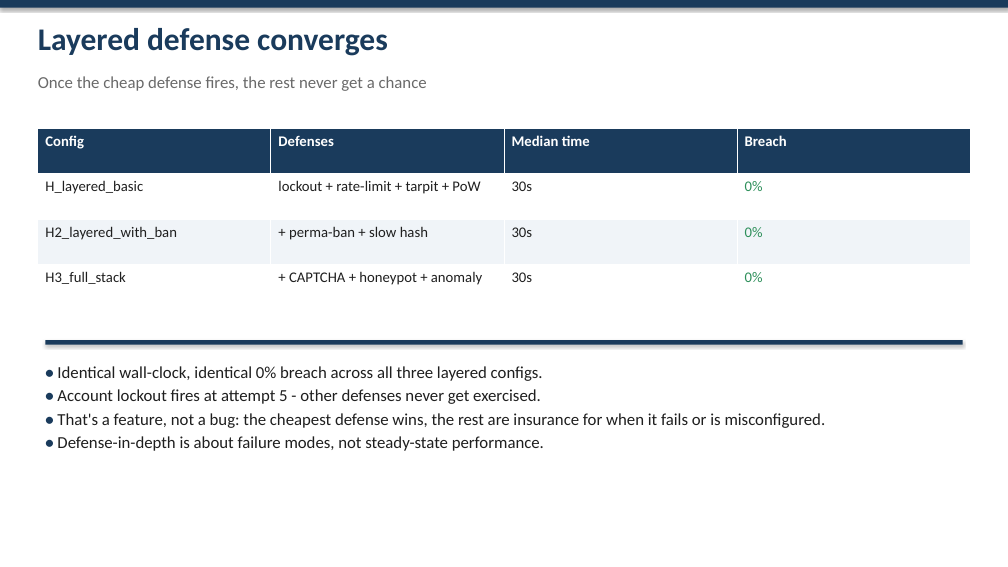
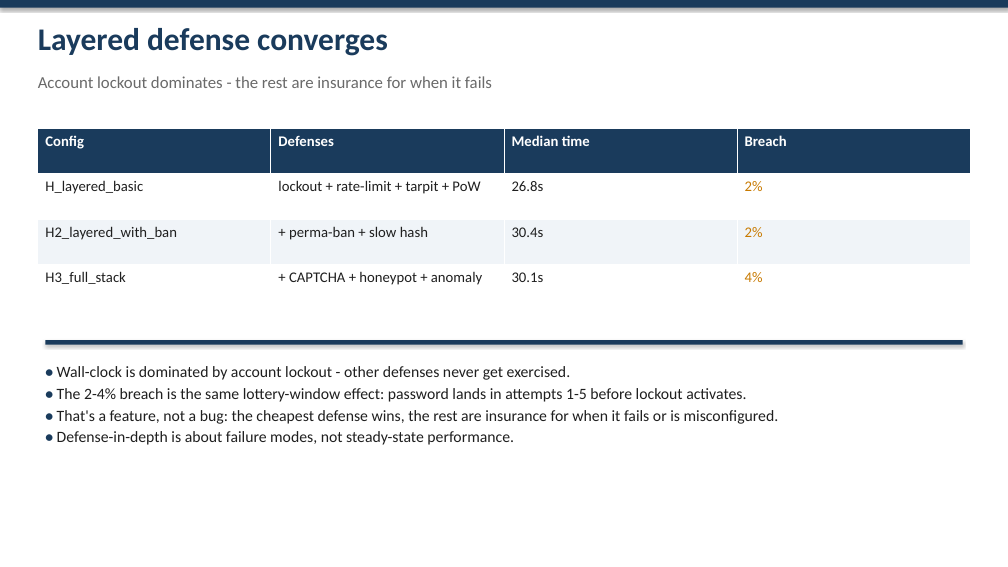
Before and after one commit to Spring-2026-Information-Security/Research-Project, a slide deck: slide 20 of Presentation.pptx (slide 17 before the commit). Drawn at 1008x567 pixels with LibreOffice and Linux fonts; fonts in the diff are those of the drawing. Boxes give left, top, right and bottom in pixels: in the first picture for what was removed or moved away, otherwise in the second. Text is boxed around its words. In the diff, an @@ line names an element or a change of style, - is before the commit and + after.

```diff
--- a/Presentation.pptx
+++ b/Presentation.pptx
@@ text at <box>38,76,492,88</box>: text changed @@
-Once the cheap defense fires, the rest never get a chance
+Account lockout dominates - the rest are insurance for when it fails
@@ table at <box>38,129,969,310</box> @@
-row 2, column 3: 30s
+row 2, column 3: 26.8s
-row 2, column 4: 0%
+row 2, column 4: 2%
-row 3, column 3: 30s
+row 3, column 3: 30.4s
-row 3, column 4: 0%
+row 3, column 4: 2%
-row 4, column 3: 30s
+row 4, column 3: 30.1s
-row 4, column 4: 0%
+row 4, column 4: 4%
@@ text at <box>57,366,746,402</box>: text changed; size 16 to 15 pt @@
-• Identical wall-clock, identical 0% breach across all three layered configs.
-• Account lockout fires at attempt 5 - other defenses never get exercised.
+• Wall-clock is dominated by account lockout - other defenses never get exercised.
+• The 2-4% breach is the same lottery-window effect: password lands in attempts 1-5 before lockout activates.
@@ text at <box>57,410,779,445</box>: size 16 to 15 pt in "• That's a feature, not a bug: ...", "• Defense-in-depth is about failure modes, not ..." @@
```
Also in this commit, not shown: 4 other slides changed, 5 slides added, 2 slides removed, 2 other files.
